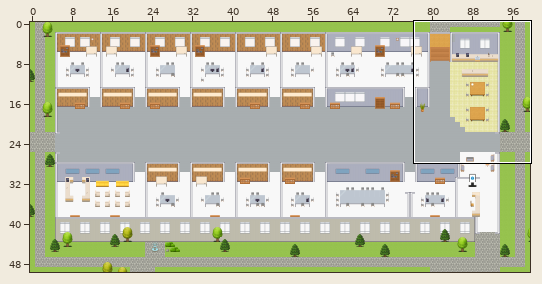
An edit to a level. Tiled map (JSON), maps/PH-Customer-Engagement-Platform-Analytics-AI.tmj. The picture above shows the old version from afar; the outline marks the close-up.
Close-up. Before the edit:
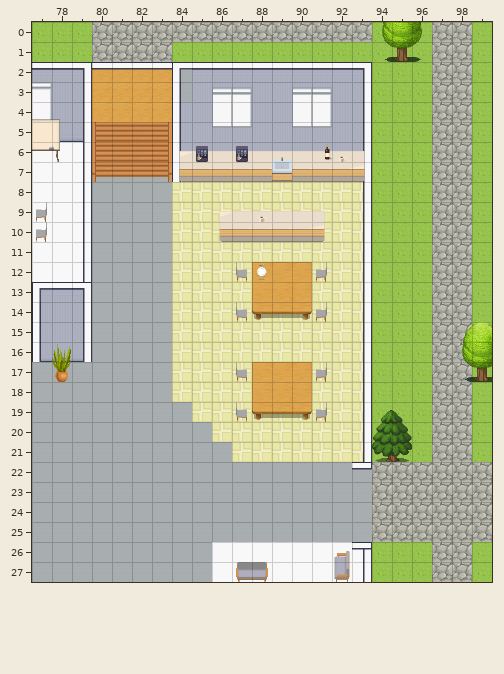
Cells are 32x32 px. Shown: x 77..99, y 0..27. The commit also changed other parts of the map, which this record leaves out.
The same view after the edit:
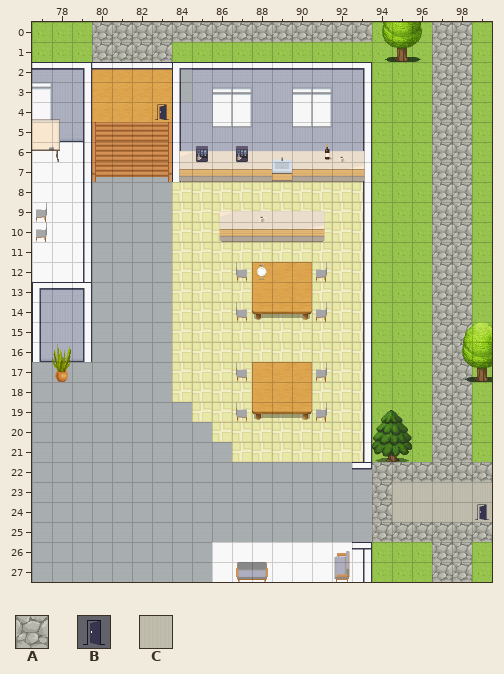
Key: from "Exterior": A 638; from "User_Zones": B 65; from "room2": C 328.
_ is an empty cell.
The edit:
Layer "outside":
y 23..24: x 95..99 AAAAA -> CCCCC
Layer "zones":
y 4: x 83 _ -> B
y 24: x 99 _ -> B
Pixel boxes of the changes (left, top, right, bottom) in both close-ups:
added: (155, 104, 169, 120)
changed: (392, 482, 492, 522)
